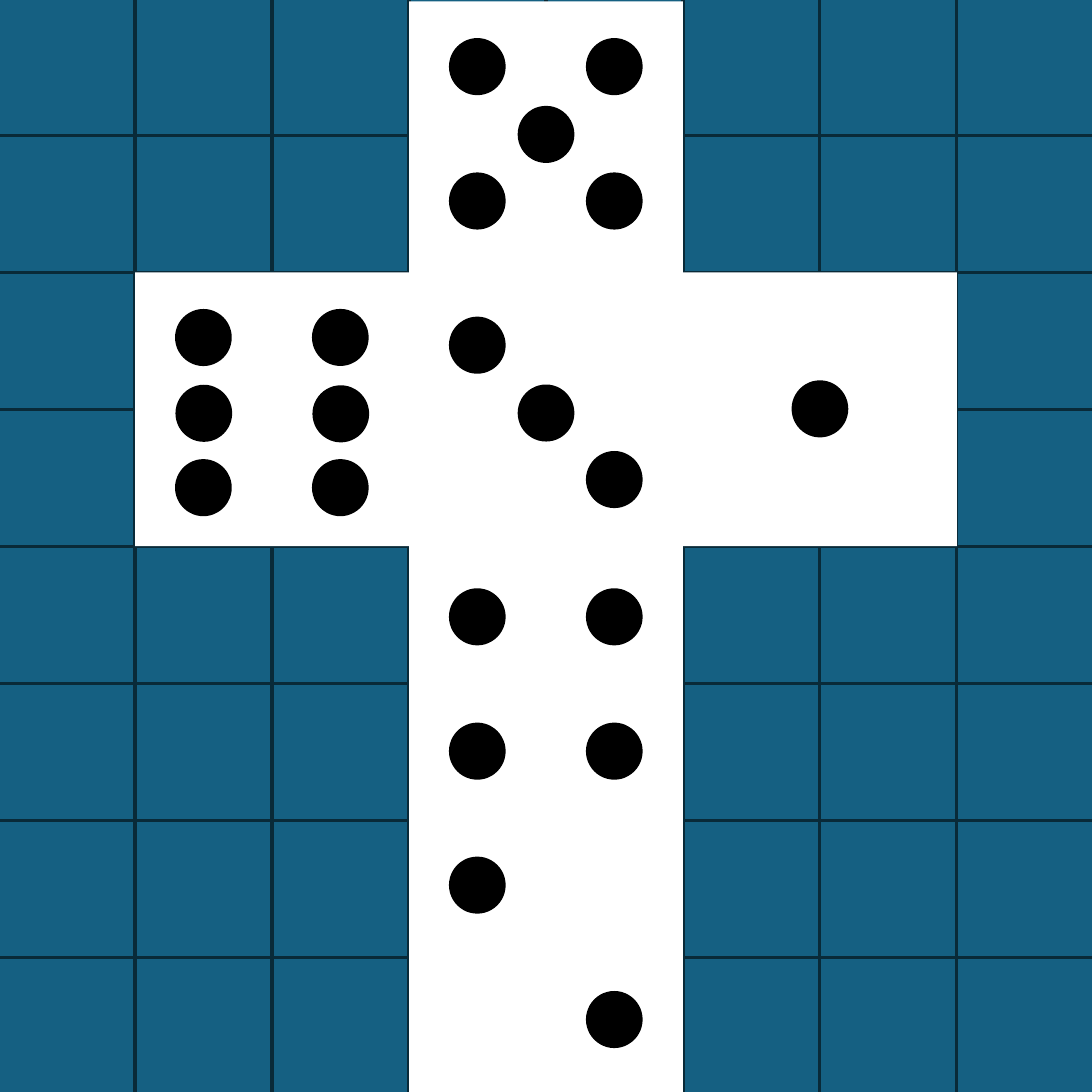
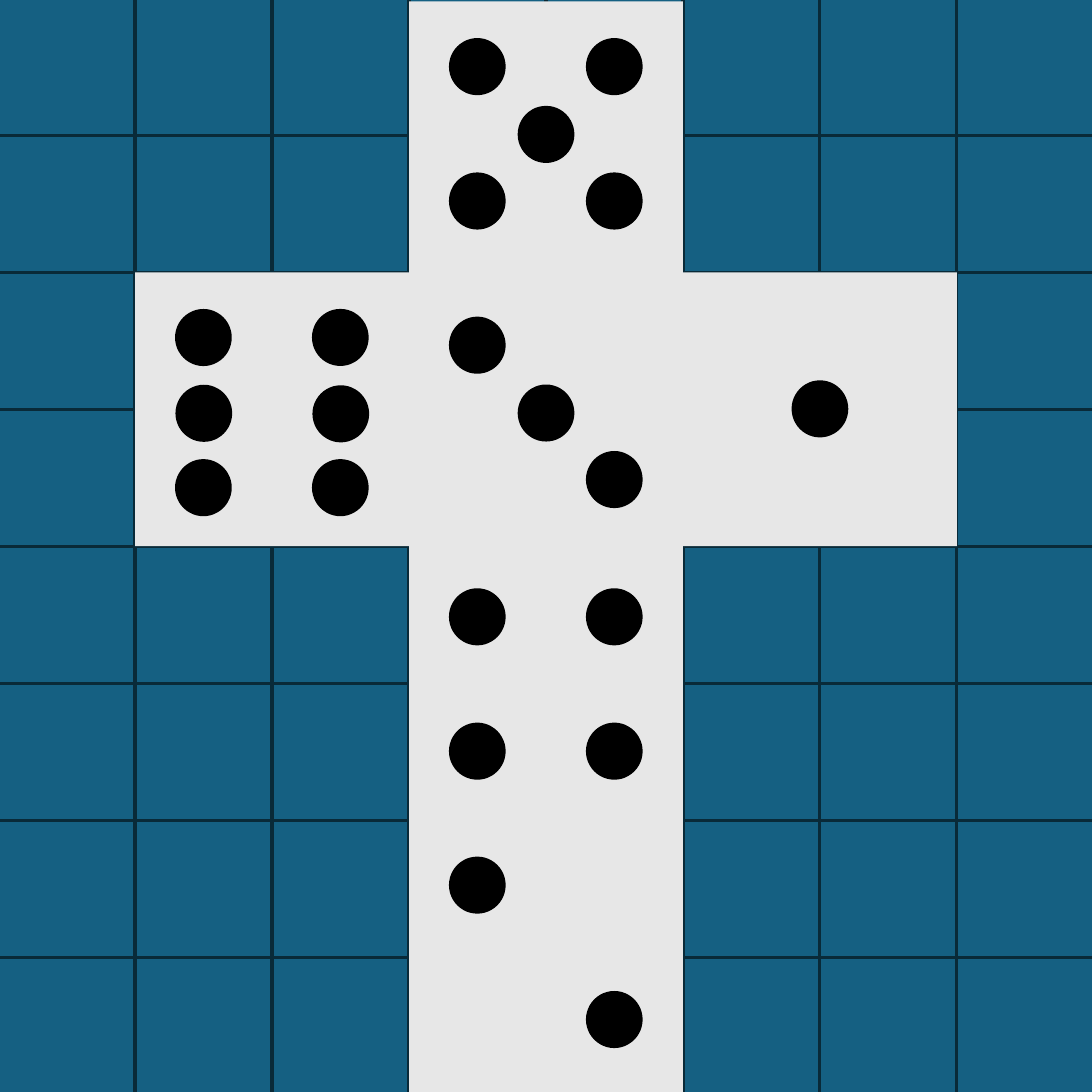
Before and after one commit to BeitIssieShapiro/IssieDice, a slide deck: slide 5 of design-resources/cube.pptx. Drawn at 1092x1092 pixels with LibreOffice and Linux fonts; fonts in the diff are those of the drawing. Boxes give left, top, right and bottom in pixels: in the first picture for what was removed or moved away, otherwise in the second. Text is boxed around its words. In the diff, an @@ line names an element or a change of style, - is before the commit and + after.

```diff
--- a/design-resources/cube.pptx
+++ b/design-resources/cube.pptx
@@ fill #FFFFFF to #E7E7E7 in 6 elements at (682, 273, 956, 547), (136, 273, 410, 547), (408, 818, 682, 1092), (408, 273, 682, 547), (408, 2, 682, 276), (408, 545, 682, 819) @@
```
Also in this commit, not shown: 1 other slide changed, 1 slide added, 1 slide removed, 9 other files.
